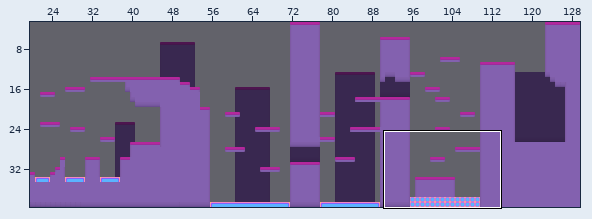
Tiled map -- GXPEngine2023c/GXPEngine/bin/Debug/Level 0.tmx. The first picture is a wide view before the edit; the outline marks the close-up.
Close-up. Before:
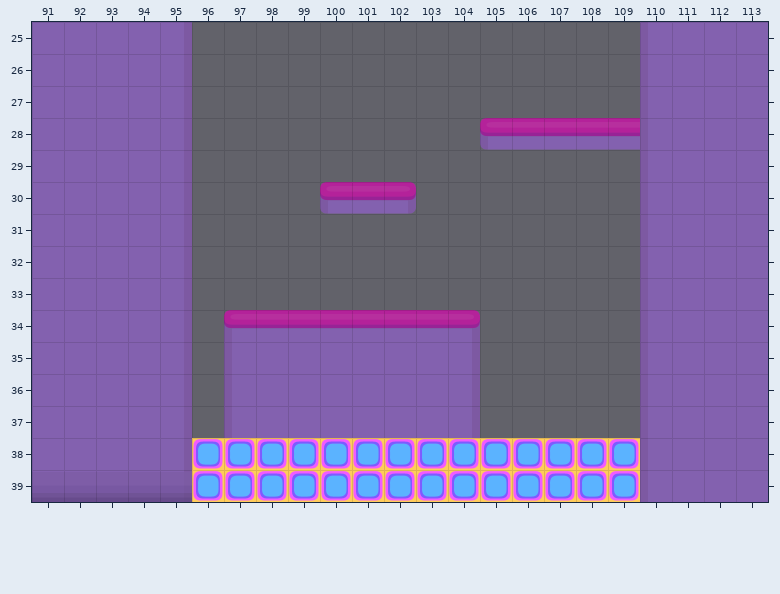
Cells are 64x64 px. Shown: x 91..113, y 25..39. The commit also changed other parts of the map, which this record leaves out.
New version:
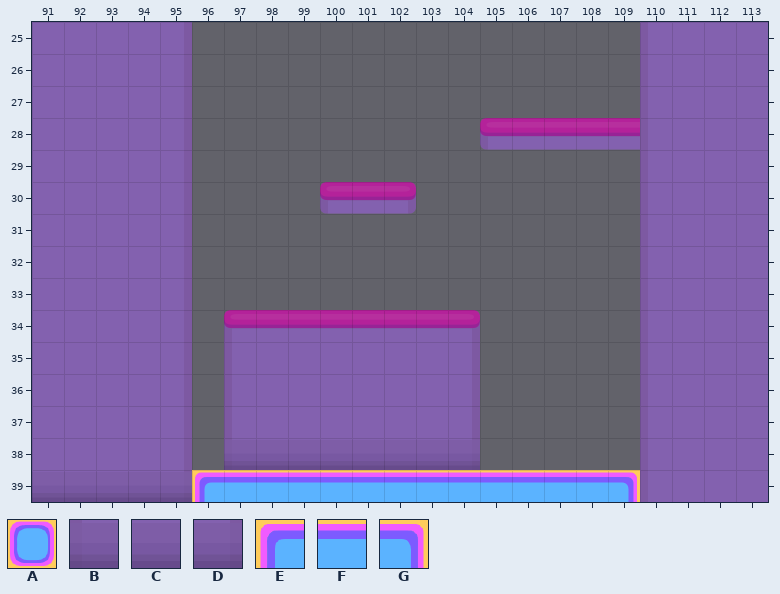
Key: from "Tileset": A 20, B 21, C 22, D 23, E 33, F 34, G 35.
_ is an empty cell, . an unchanged one.
What changed:
--- layer "Tile Layer 1"
@@ x 96..109 @@
-38 AAAAAAAAAAAAAA
-39 AAAAAAAAAAAAAA
+38 _BCCCCCCD_____
+39 EFFFFFFFFFFFFG
Where, in picture pixels (left, top, right, bottom), the same in both close-ups:
changed: (192, 438, 640, 502)
